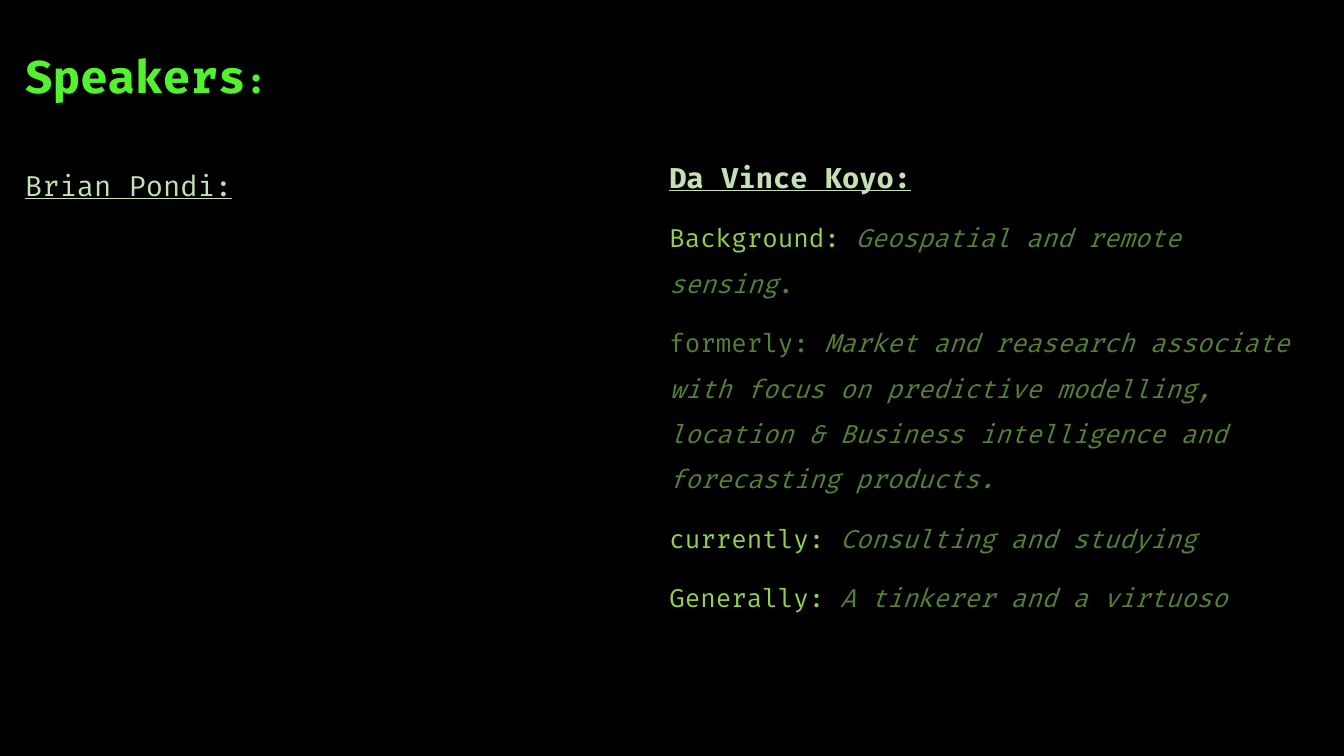
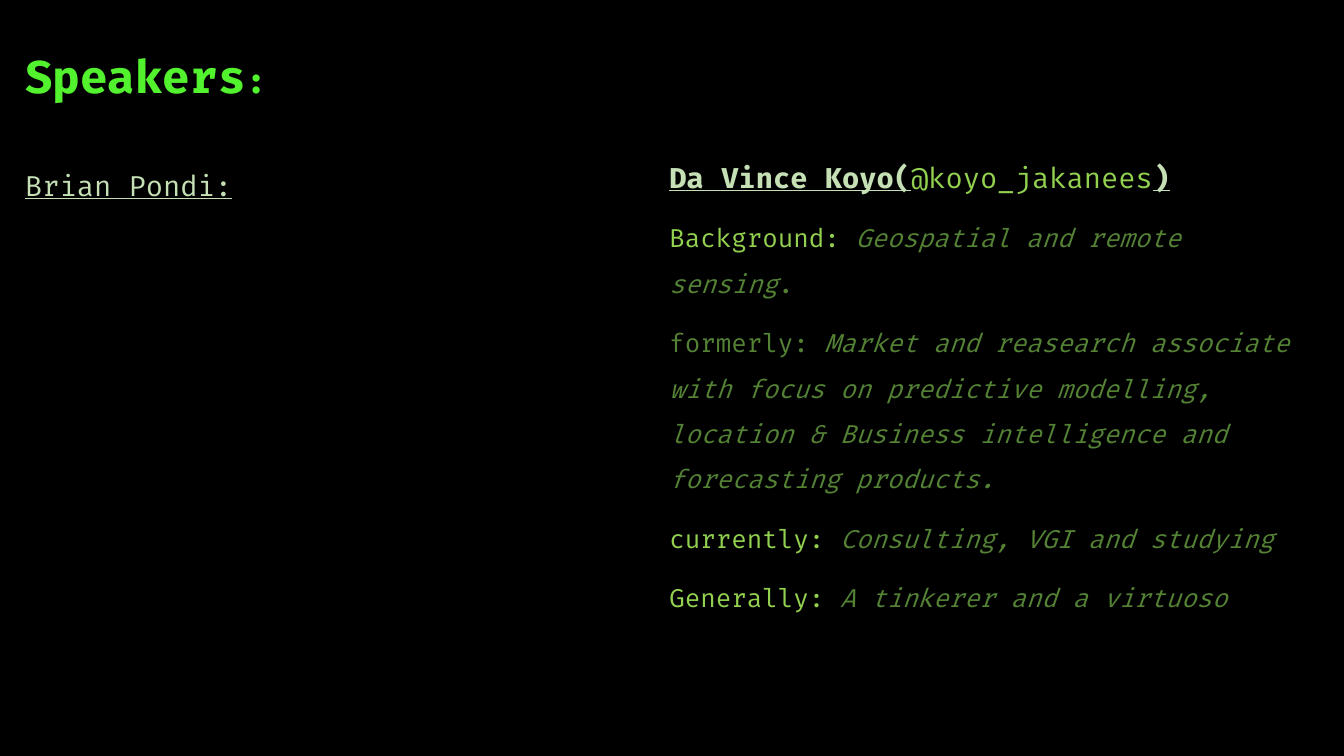
Before and after one commit to koyo-nic/gdal-grass-2021, a slide deck: slide 3 of Presentation.pptx. Drawn at 1344x756 pixels with LibreOffice and Linux fonts; fonts in the diff are those of the drawing; background and template pictures are left out. Boxes give left, top, right and bottom in pixels: in the first picture for what was removed or moved away, otherwise in the second. Text is boxed around its words. In the diff, an @@ line names an element or a change of style, - is before the commit and + after.

Commit message:
update pptx to slide3

```diff
--- a/Presentation.pptx
+++ b/Presentation.pptx
@@ text at [669,165,1170,195]: text changed; text colour #C5E0B4 to #92D050; bold off @@
-Da Vince Koyo:
+Da Vince Koyo(@koyo_jakanees)
@@ text at [669,528,1274,554]: text changed @@
-currently: Consulting and studying
+currently: Consulting, VGI and studying
```
Also in this commit, not shown: 2 other slides changed, 2 slides added, 1 slide removed.
